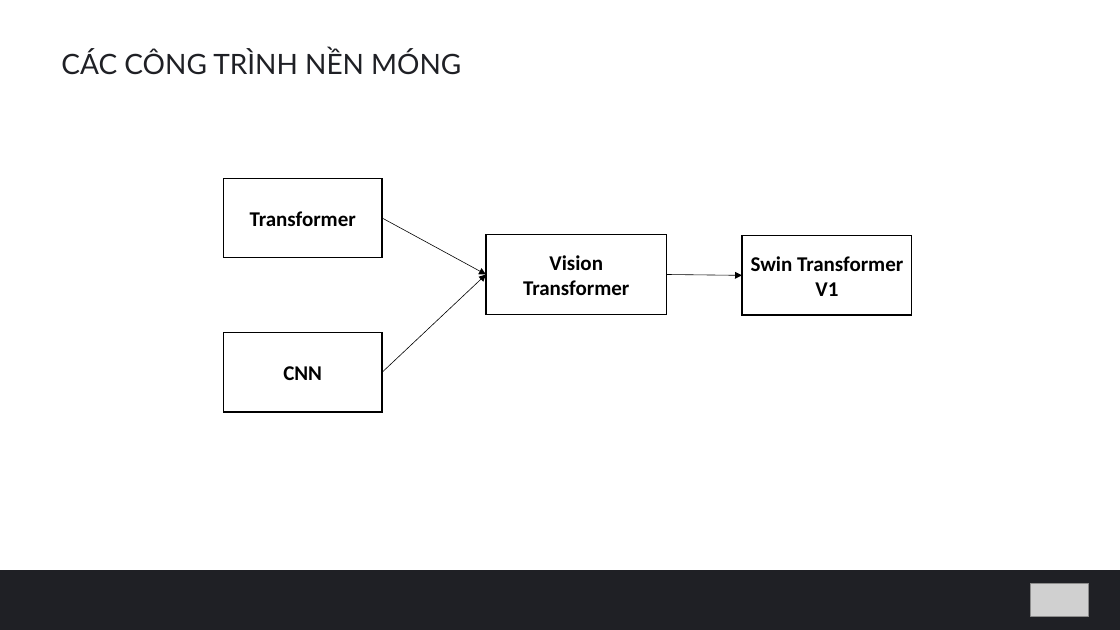
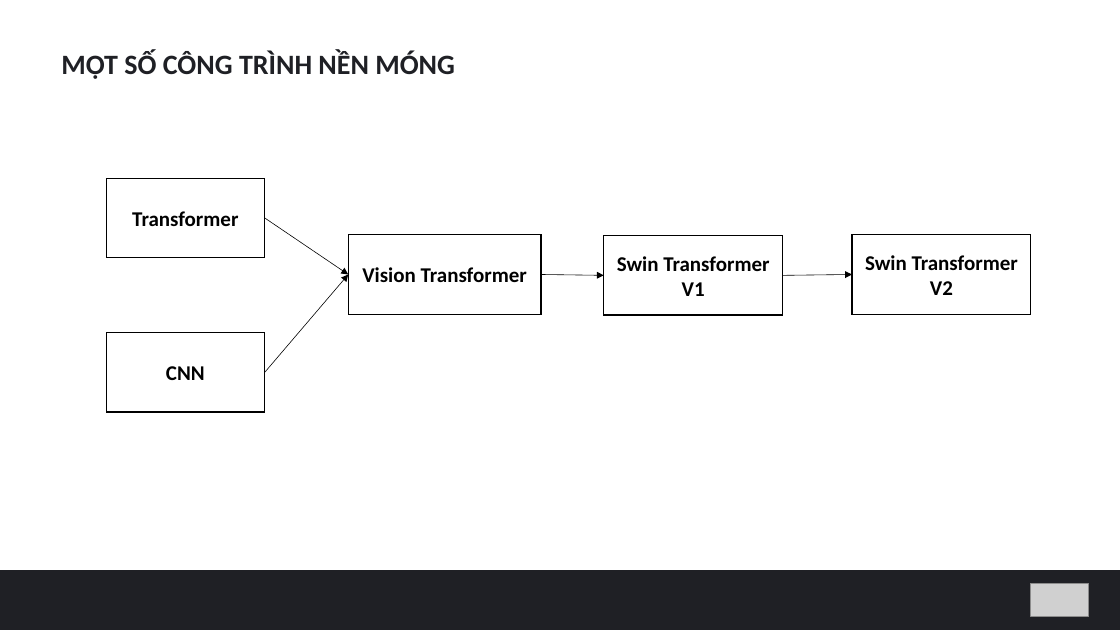
Before and after one commit to hungvm2/MoD_machine_learning, a slide deck: slide 5 of slide.pptx. Drawn at 1120x630 pixels with LibreOffice and Linux fonts; fonts in the diff are those of the drawing; grey boxes stand for pictures. Boxes give left, top, right and bottom in pixels: in the first picture for what was removed or moved away, otherwise in the second. Text is boxed around its words. In the diff, an @@ line names an element or a change of style, - is before the commit and + after.

```diff
--- a/slide.pptx
+++ b/slide.pptx
@@ text at (x1=61, y1=51, x2=455, y2=79): text changed; font Lato to Calibri; bold on @@
-CÁC CÔNG TRÌNH NỀN MÓNG
+MỘT SỐ CÔNG TRÌNH NỀN MÓNG
@@ rectangle "Transformer" moved from (x1=223, y1=178, x2=382, y2=257) to (x1=106, y1=178, x2=265, y2=257) @@
@@ arrow moved from (382, 218) - (486, 275) to (265, 218) - (349, 275) @@
@@ rectangle "Vision Transformer" resized from (x1=486, y1=235, x2=667, y2=314) to (x1=349, y1=235, x2=542, y2=314) @@
@@ rectangle "Swin Transformer V1" resized from (x1=742, y1=236, x2=912, y2=315) to (x1=604, y1=236, x2=783, y2=315) @@
@@ rectangle added at (x1=852, y1=235, x2=1031, y2=314), fill #FFFFFF, outline #000000 1 pt, 18 pt, text #000000, bold @@
+Swin Transformer V2
@@ arrow moved from (382, 372) - (486, 275) to (265, 372) - (349, 275) @@
@@ arrow moved from (667, 275) - (742, 276) to (541, 275) - (604, 276) @@
@@ arrow added from (783, 276) to (852, 275), #000000 0.5 pt @@
@@ rectangle "CNN" moved from (x1=223, y1=333, x2=382, y2=412) to (x1=106, y1=333, x2=265, y2=412) @@
```
Also in this commit, not shown: 10 other slides changed, 11 slides added, 4 slides removed, 1 other file.
